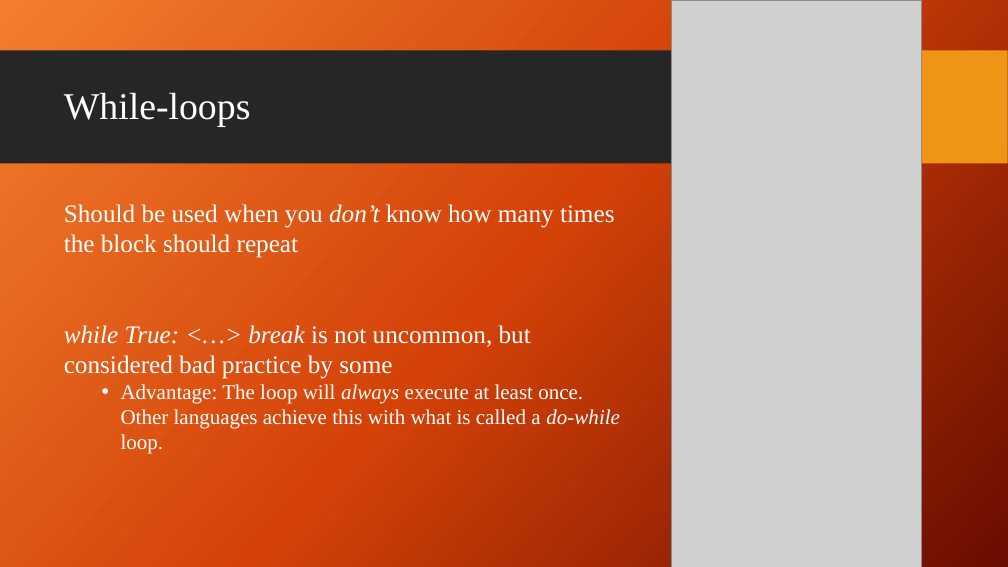
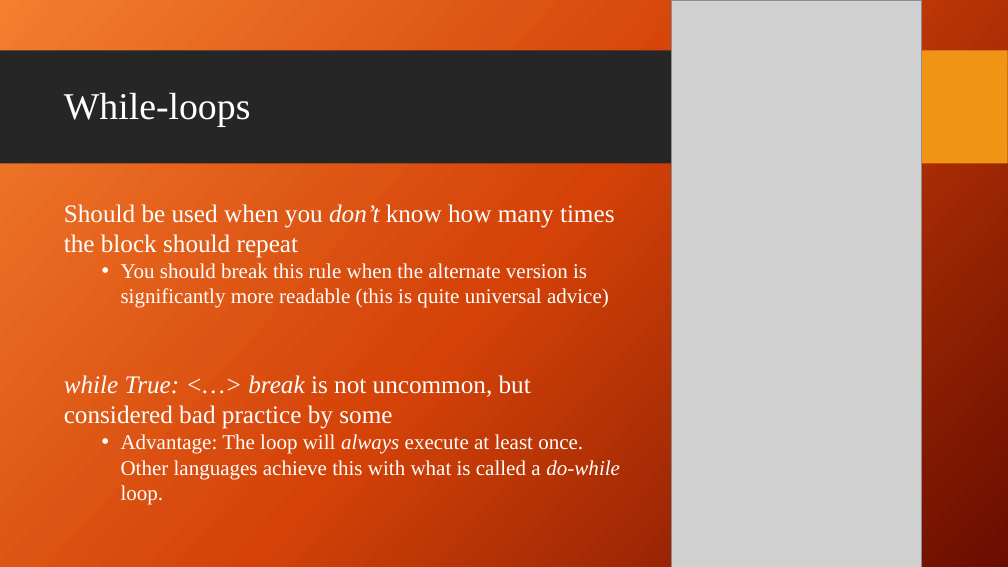
Before and after one commit to giganano/PythonBootcamp, a slide deck: slide 21 of slides/review.pptx. Drawn at 1008x567 pixels with LibreOffice and Linux fonts; fonts in the diff are those of the drawing; grey boxes stand for pictures; background and template pictures are left out. Boxes give left, top, right and bottom in pixels: in the first picture for what was removed or moved away, otherwise in the second. Text is boxed around its words. In the diff, an @@ line names an element or a change of style, - is before the commit and + after.

```diff
--- a/slides/review.pptx
+++ b/slides/review.pptx
@@ text at <box>121,263,609,308</box>: paragraph added @@
+  • You should break this rule when the alternate version is significantly more readable (this is quite universal advice)
```
Also in this commit, not shown: 10 other slides changed, 2 other files.
